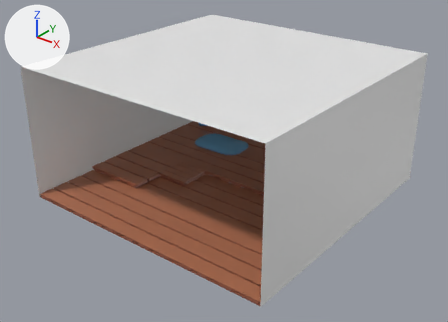
Two versions of the glTF model public/model.glb, one commit apart.
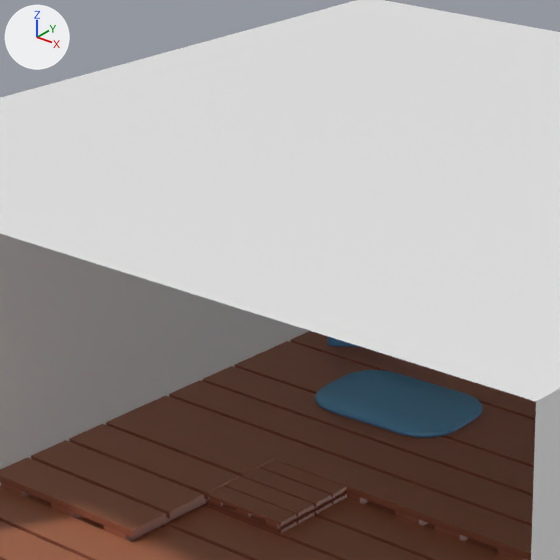
Each version appears first whole from a camera (50 mm lens) standing at (257.0, -229.0, 224.0) and looking at (3.0, 88.0, 28.0), and next in a close-up on the part from 21% to 61% of the width and 5% to 60% of the height. Arrows for +X, +Y and +Z are at upper left; the lights stay in place. Where no turn or scale is listed for an object, it has been applied to the vertices.

Names of what the first close-up shows: 'Box', 'Pallet_Large.001', 'Pallet_Large.002', 'Pallet_Large.003', 'Pallet_Large.004', 'Pallet_Large.005', 'Pallet_Large.009', 'Pallet_Large.013', 'Pallet_Large.015', 'Pallet_Large.016', 'Pallet_Small', 'armchair', 'rug_oval_B'.
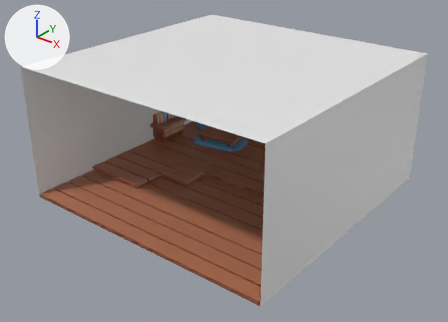
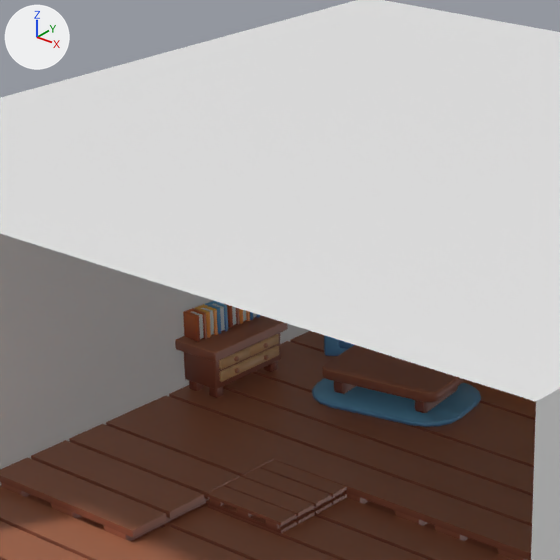
Location of each change, (x1, y1, x2, y2) in pixels of the close-ups (560 x 560 px):
'rug_oval_B', moved, turned
    before: (315, 370, 482, 438)
    after: (312, 378, 481, 427)
'cabinet_medium', added (brown)
    after: (175, 315, 288, 398)
'table_low', added (brown)
    after: (322, 345, 466, 413)
'book_set', added (brown)
    after: (183, 301, 228, 342)
'armchair', moved
    before: (327, 336, 360, 347)
    after: (324, 335, 354, 356)
'book_set.001', added
    after: (225, 304, 260, 328)
'Pallet_Large.001', unchanged, covered by the edit
    before: (262, 331, 443, 382)
    after: (280, 331, 337, 372)

What the commit changed:
Material 'furniture_texture.009' (mat_furniture_texture_009) is new.
Its texture is img_furniturebits_texture.
Material 'furniture_texture.008' (mat_furniture_texture_008) is new.
Its texture is img_furniturebits_texture.
Material 'furniture_texture.010' (mat_furniture_texture_010) is new.
Its texture is img_furniturebits_texture.
Material 'furniture_texture.004' (mat_furniture_texture_004) is new.
Its texture is img_furniturebits_texture.
Mesh me_cube_002 is new.
It has 272 vertices, 428 faces and spans x -7.7..7.7, y -15.1..15.1, z 0.0..15.0.
It uses material mat_furniture_texture_009 (picture img_furniturebits_texture).
Mesh me_cube_001 is new.
It has 100 vertices, 196 faces and spans x -3.03..3.18, y -6.01..6.0, z -3.75..3.75.
It uses material mat_furniture_texture_008 (picture img_furniturebits_texture).
Mesh me_cube_005 is new.
It has 100 vertices, 196 faces and spans x -3.03..3.18, y -6.01..6.0, z -3.75..3.75.
It uses material mat_furniture_texture_010 (picture img_furniturebits_texture).
Mesh me_cube_030 is new.
It has 152 vertices, 276 faces and spans x -19.0..19.0, y -13.4..13.4, z 0.0..7.5.
It uses material mat_furniture_texture_004 (picture img_furniturebits_texture).
Object 'rug_oval_B' (ob_rug_oval_b) moves from (-46.0, 146.0, 6.2) to (-50.0, 150.0, 6.2).
Object 'rug_oval_B' (ob_rug_oval_b) turns from (0, 0, 2.2) to (0, 0, 11) degrees about x, y and z.
Object 'armchair' (ob_armchair) moves from (-83.0, 182.0, 6.2) to (-79.0, 176.0, 6.2).
Object 'cabinet_medium' (ob_cabinet_medium) is new; it shows me_cube_002.
Its location is (-93.0, 131.0, 6.2).
Object 'book_set' (ob_book_set) is new; it shows me_cube_001.
Its location is (-96.0, 124.0, 25.2).
Object 'book_set.001' (ob_book_set_001) is new; it shows me_cube_005.
Its location is (-96.0, 137.0, 25.2).
Object 'table_low' (ob_table_low) is new; it shows me_cube_030.
Its location is (-50.0, 150.0, 7.8).
